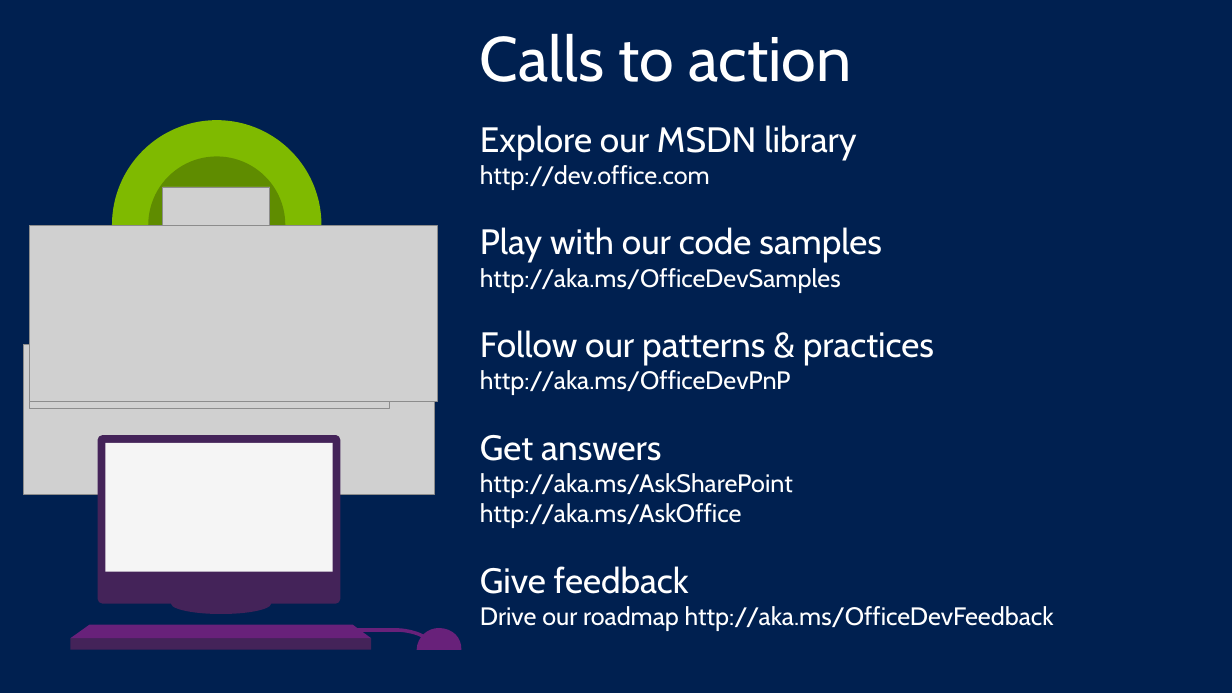
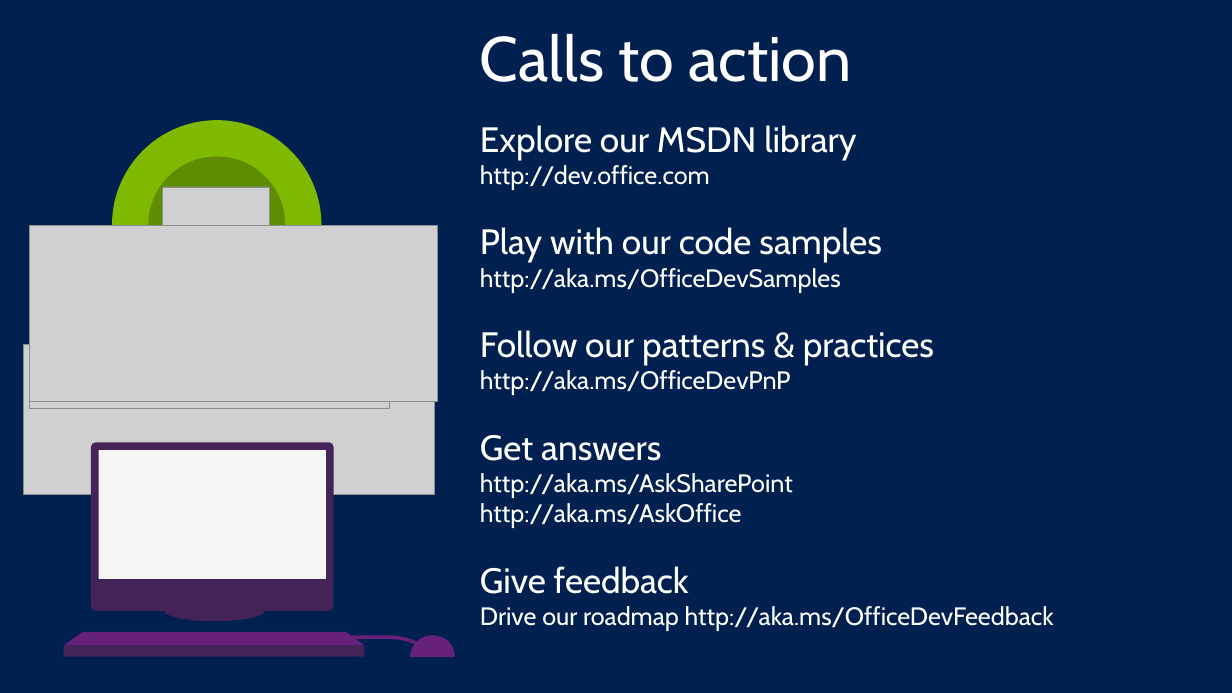
Before and after one commit to OfficeDev/TrainingContent, a slide deck: slide 30 of O3651-2 Getting started with Apps for Office/O3651-2 Office 365 Development App for Office.pptx. Drawn at 1232x693 pixels with LibreOffice and Linux fonts; fonts in the diff are those of the drawing; grey boxes stand for pictures. Boxes give left, top, right and bottom in pixels: in the first picture for what was removed or moved away, otherwise in the second. Text is boxed around its words. In the diff, an @@ line names an element or a change of style, - is before the commit and + after.

```diff
--- a/O3651-2 Getting started with Apps for Office/O3651-2 Office 365 Development App for Office.pptx
+++ b/O3651-2 Getting started with Apps for Office/O3651-2 Office 365 Development App for Office.pptx
@@ 3 freeform shapes, 1 rectangle: place and size @@
-3 freeform shapes, 1 rectangle at <box>98,435,462,650</box>
+3 freeform shapes, 1 rectangle at <box>91,442,456,658</box>
@@ ellipse: place and size @@
-ellipse at <box>171,593,272,614</box>
+ellipse at <box>164,601,265,621</box>
@@ freeform shape: place and size @@
-freeform shape at <box>71,624,371,638</box>
+freeform shape at <box>63,631,364,645</box>
@@ rectangle: place and size @@
-rectangle at <box>71,638,371,649</box>
+rectangle at <box>63,645,364,656</box>
```
Also in this commit, not shown: 2 other slides changed, 1 slide added, 1 slide removed, 5 other files.
